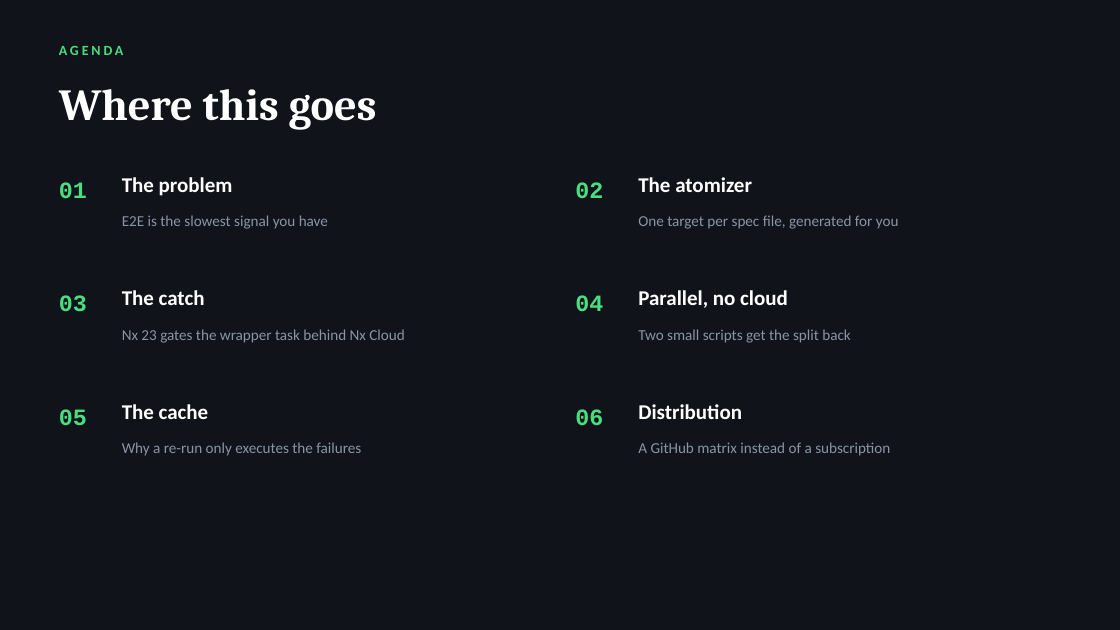
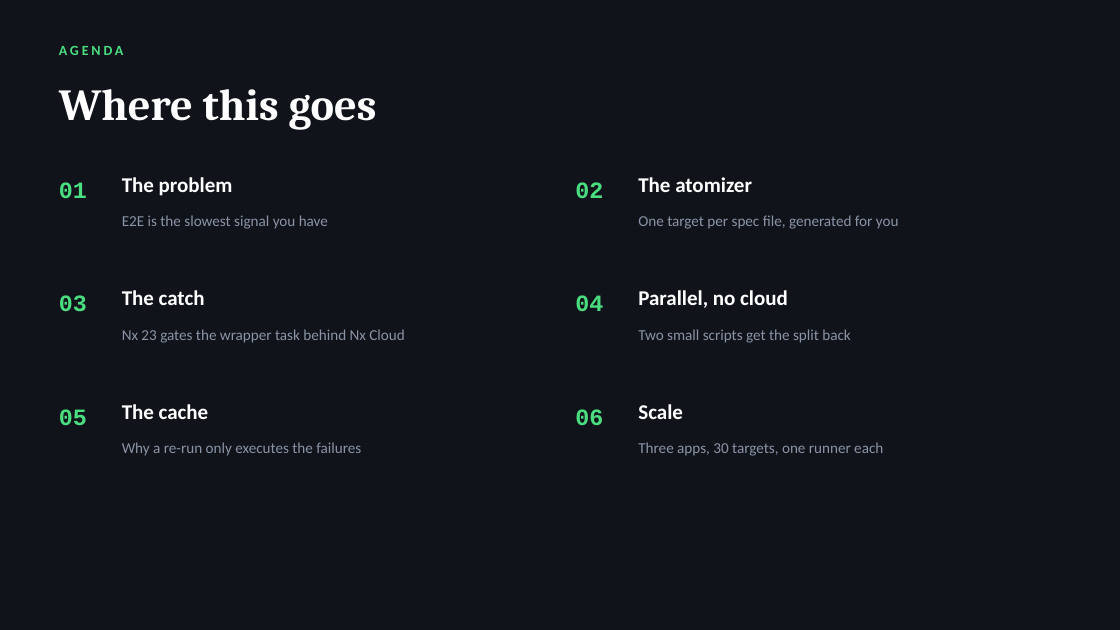
Before and after one commit to radzivil/nx-scaling-e2e-tests-with-atomizer, a slide deck: slide 2 of talk/Scaling-E2E-Tests-with-Nx.pptx. Drawn at 1120x630 pixels with LibreOffice and Linux fonts; fonts in the diff are those of the drawing. Boxes give left, top, right and bottom in pixels: in the first picture for what was removed or moved away, otherwise in the second. Text is boxed around its words. In the diff, an @@ line names an element or a change of style, - is before the commit and + after.

Commit message:
Add the scale section to the deck
Four new slides: the three-app workspace, the ladder as a bar chart, why CI
distributes per app rather than per shard, and what `affected` actually runs.
Takeaways gain a fifth point; the agenda gains the section.

A render pass caught three things: the replay bar sat on a minimum-width floor
that made 5s look like a third of 55s, rung 2 was drawn in the colour this deck
uses for failure, and the title promised four rungs over five bars.

```diff
--- a/talk/Scaling-E2E-Tests-with-Nx.pptx
+++ b/talk/Scaling-E2E-Tests-with-Nx.pptx
@@ text at [638, 404, 683, 419]: text changed @@
-Distribution
+Scale
@@ text at [638, 442, 883, 456]: text changed @@
-A GitHub matrix instead of a subscription
+Three apps, 30 targets, one runner each
```
Also in this commit, not shown: 1 other slide changed, 4 slides added, 1 slide removed, 1 other file.
